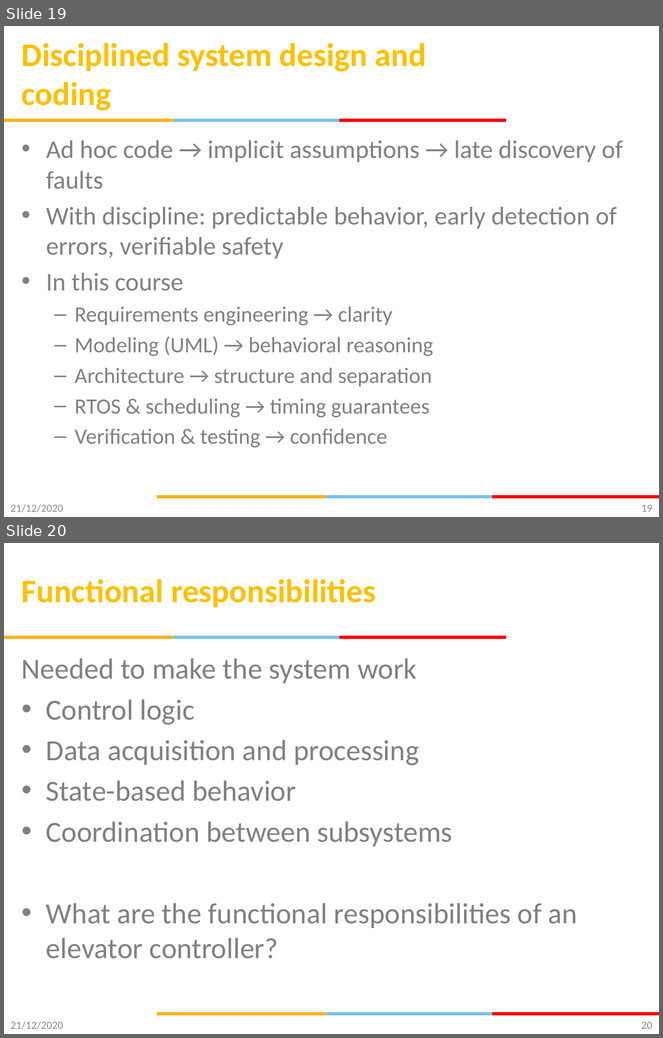
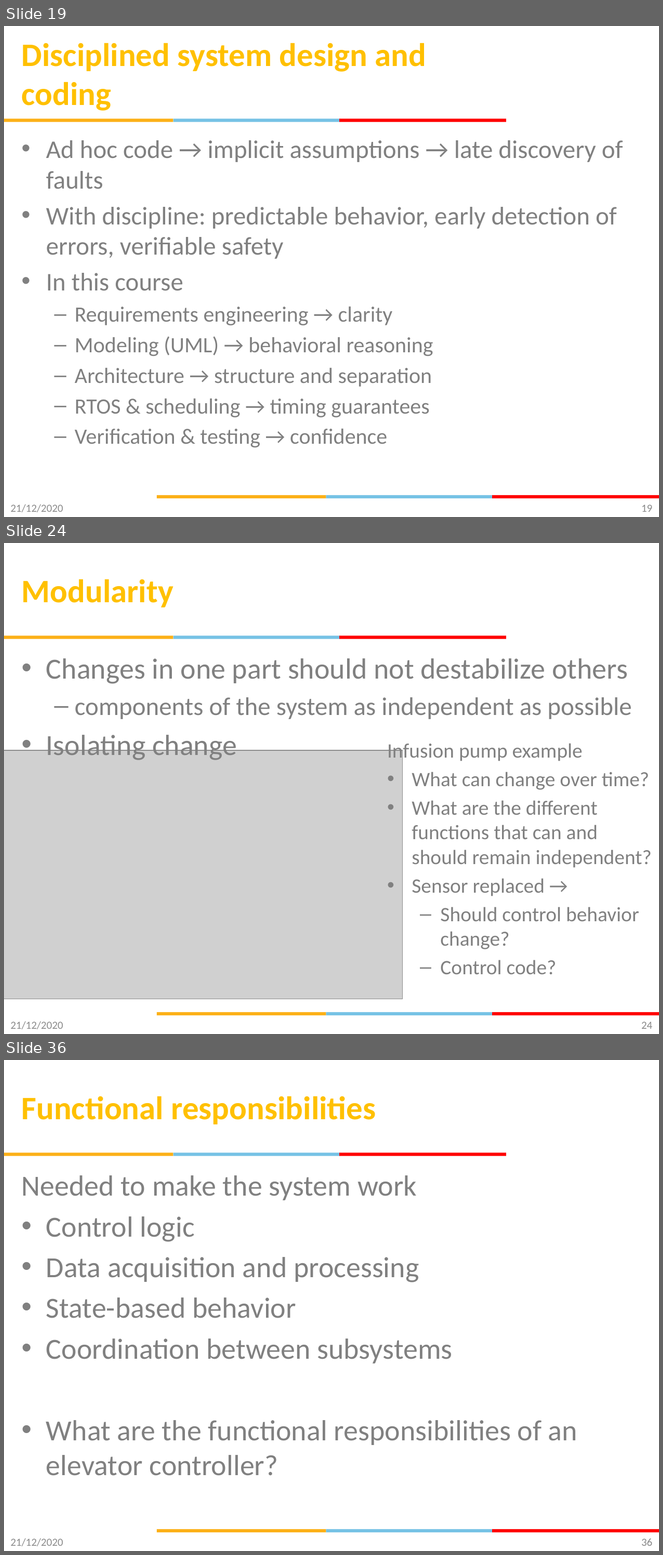
Before and after one commit to gsaurabhr-teaching/csg523-material, a slide deck: Lec-1-3-Intro.pptx. Shown one above the other, each under a label of ours: slides 19 and 20 before the commit, slides 19, 24 and 36 after it; the slides between them are not shown. The pictures are 663x1038 and 663x1555 pixels, drawn with LibreOffice and Linux fonts; fonts in the diff are those of the drawing; grey boxes stand for pictures; background and template pictures are left out. Boxes give left, top, right and bottom in pixels: in the first picture for what was removed or moved away, otherwise in the second. Text is boxed around its words. In the diff, an @@ line names an element or a change of style, - is before the commit and + after.

Commit message:
Updated lec-1-3-intro lifecycle requirements for embedded systems

```diff
--- a/Lec-1-3-Intro.pptx
+++ b/Lec-1-3-Intro.pptx
@@ slide 24 added at [4, 543, 659, 1034], background #FFFFFF; not listed: 6 template elements that a slide beside it also shows @@
@@ title added at [22, 579, 174, 607], 36 pt, text #FFC000, bold @@
+Modularity
@@ text added at [46, 658, 632, 760], 32 pt, text #808080 @@
+• Changes in one part should not destabilize others
+  – components of the system as independent as possible
+• Isolating change
@@ text added at [387, 743, 652, 975], 22.5 pt, text #808080 @@
+Infusion pump example
+• What can change over time?
+• What are the different functions that can and should remain independent?
+• Sensor replaced →
+  – Should control behavior change?
+  – Control code?
@@ picture added at [4, 750, 403, 1000] @@
@@ text added at [11, 1021, 63, 1030], 12 pt, text #8C8C8C @@
+21/12/2020
@@ page number added at [642, 1022, 652, 1029], 12 pt, text #898989 @@
+24
@@ what was slide 20 is now slide 36 @@
@@ page number at [642, 1539, 652, 1546]: text changed @@
-20
+36
```
Also in this commit, not shown: 15 other slides added.
